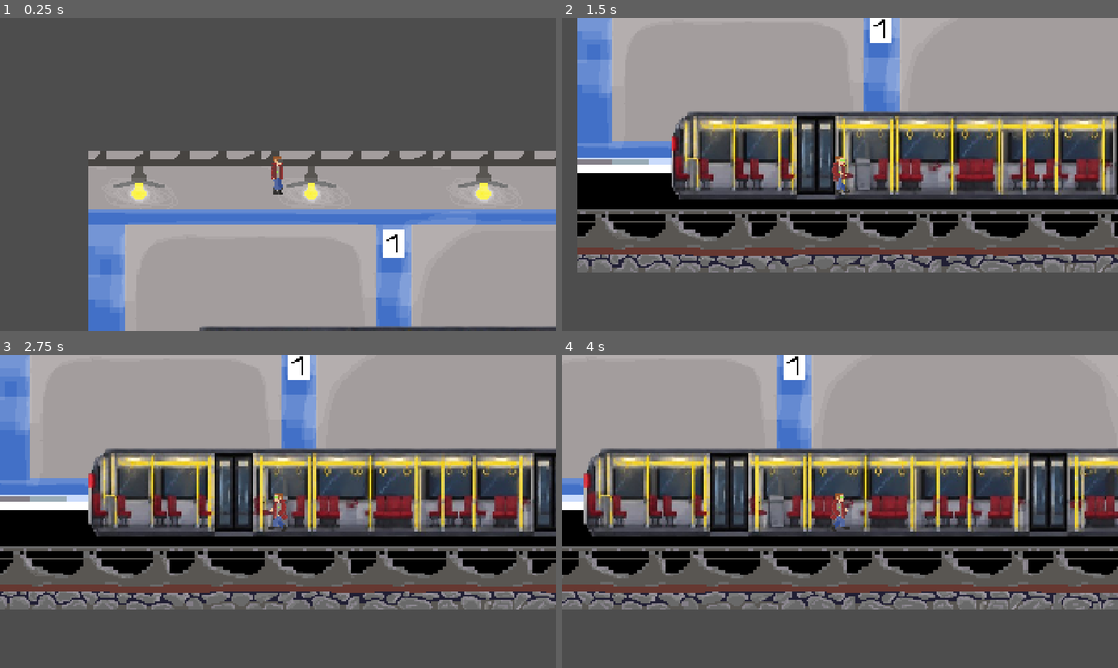
Above: before the commit, frames 1-4 (two rows, left to right).
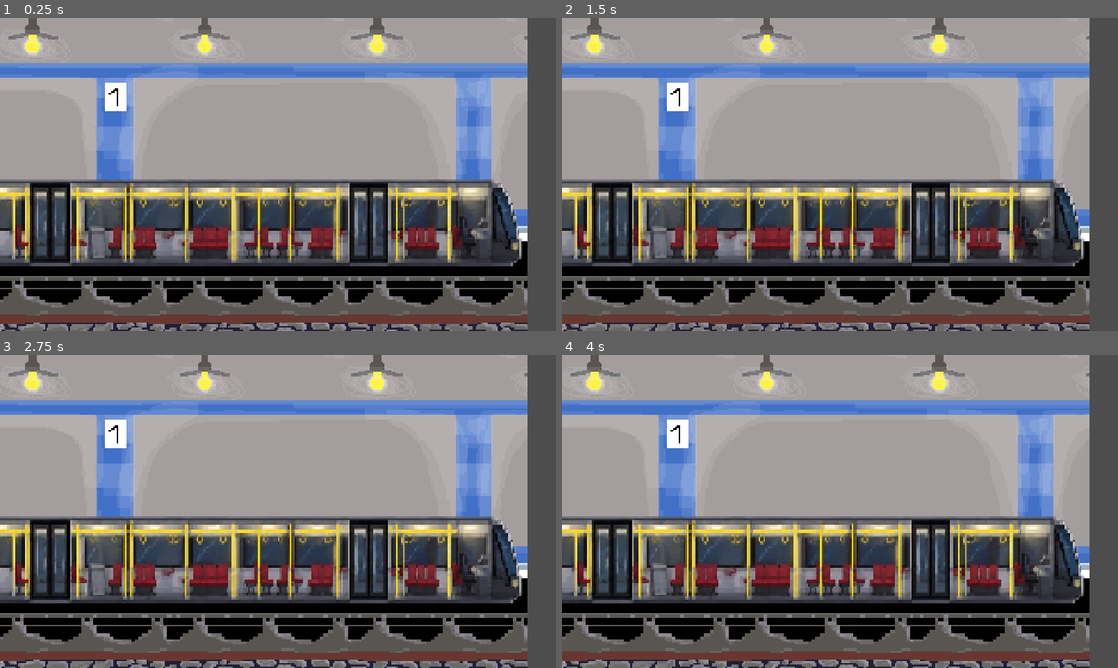
Above: after the commit, the same moments.

Repository: NetoCZ/Metro
Game: Godot game, scene res://Scenes/metro_main.tscn
Same seed, same stepped clock (60 frames per second), same inputs: the game is played once before the commit and once after it.
Inputs:
- Up to frame 1 (0.25 s): no input
- Up to frame 2 (1.5 s): hold E (attack, bound only after the commit) 0.53-1.28 s; hold D (move_right) from 0.53 s (still down); tap Space (move_jump) at 0.77 s; tap F (attack, bound only before the commit) at 1.35 s
- Up to frame 3 (2.75 s): tap Space (move_jump) at 1.52 s; release D (move_right) at 2.03 s; hold A (move_left) from 2.03 s (still down); hold E (attack, bound only after the commit) from 2.03 s (still down)
- Up to frame 4 (4 s): release A (move_left) at 2.78 s; release E (attack, bound only after the commit) at 2.78 s; hold D (move_right) from 2.78 s (still down); tap F (attack, bound only before the commit) at 2.85 s; tap Space (move_jump) at 3.02, 3.77 s; hold E (attack, bound only after the commit) from 3.53 s (still down)

The runs differ from the first frame. In frame 1, 90% of the frame differs, in the area x 0-100%, y 0-100%; in frame 2, 71%; in frame 3, 70%; in frame 4, 70%.

Commit message:
jebeme todddd

Diff:
--- a/Scenes/Player/player.tscn
+++ /dev/null
@@ -1,65 +0,0 @@
-[gd_scene format=3 uid="uid://dnyf0pog4niyr"]
-
-[ext_resource type="Texture2D" uid="uid://dsd5elc8h6gjf" path="res://Scenes/Player/assets/standing1.png" id="1_a3d8c"]
-[ext_resource type="Script" uid="uid://b837hjvkk5guk" path="res://Scenes/Player/playerMovement.gd" id="1_uvnfx"]
-[ext_resource type="Texture2D" uid="uid://chx02whkmdi8t" path="res://Scenes/Player/assets/standing2.png" id="2_xpcdj"]
-[ext_resource type="Texture2D" uid="uid://e1cm5kx6817x" path="res://Scenes/Player/assets/run1.png" id="3_dd0ac"]
-[ext_resource type="Texture2D" uid="uid://cyagoak5scgmr" path="res://Scenes/Player/assets/run2.png" id="4_0u5uq"]
-[ext_resource type="Texture2D" uid="uid://idrh2wrpnnf0" path="res://Scenes/Player/assets/run3.png" id="5_jlvik"]
-[ext_resource type="Texture2D" uid="uid://dy4aw2hh0ttat" path="res://Scenes/Player/assets/run4.png" id="6_gk6dx"]
-
-[sub_resource type="CapsuleShape2D" id="CapsuleShape2D_wdocy"]
-radius = 14.0
-height = 50.0
-
-[sub_resource type="SpriteFrames" id="SpriteFrames_nhkjt"]
-animations = [{
-"frames": [{
-"duration": 1.0,
-"texture": ExtResource("1_a3d8c")
-}, {
-"duration": 1.0,
-"texture": ExtResource("2_xpcdj")
-}],
-"loop": 1,
-"name": &"idle",
-"speed": 5.0
-}, {
-"frames": [{
-"duration": 1.0,
-"texture": ExtResource("3_dd0ac")
-}, {
-"duration": 1.0,
-"texture": ExtResource("4_0u5uq")
-}, {
-"duration": 1.0,
-"texture": ExtResource("5_jlvik")
-}, {
-"duration": 1.0,
-"texture": ExtResource("6_gk6dx")
-}],
-"loop": 1,
-"name": &"run",
-"speed": 10.0
-}]
-
-[node name="Player" type="Node" unique_id=362517795 groups=["player"]]
-
-[node name="CharacterBody2D" type="CharacterBody2D" parent="." unique_id=777287588 groups=["playerTarget"]]
-position = Vector2(-2, 5)
-scale = Vector2(2.5130706, 2.5905352)
-script = ExtResource("1_uvnfx")
-
-[node name="CollisionShape2D" type="CollisionShape2D" parent="CharacterBody2D" unique_id=523690038]
-shape = SubResource("CapsuleShape2D_wdocy")
-
-[node name="AnimatedSprite2D" type="AnimatedSprite2D" parent="CharacterBody2D" unique_id=173547773]
-sprite_frames = SubResource("SpriteFrames_nhkjt")
-animation = &"idle"
-frame = 1
-frame_progress = 0.34367946
-
-[node name="Camera2D" type="Camera2D" parent="CharacterBody2D" unique_id=1439645780]
-scale = Vector2(1, 0.99999994)
-
-[node name="weaponHolder" type="Node" parent="CharacterBody2D" unique_id=681804196]
--- a/Scenes/Weapons/Items/Ocelty.tres
+++ b/Scenes/Weapons/Items/Ocelty.tres
@@ -1,10 +1,12 @@
 [gd_resource type="Resource" script_class="WeaponData" format=3 uid="uid://c18y7eb7qcvym"]
 
-[ext_resource type="Script" uid="uid://d13q10xet3mmd" path="res://Scenes/Weapons/WeaponData.gd" id="1_acw42"]
+[ext_resource type="Script" uid="uid://d13q10xet3mmd" path="res://Scenes/Weapons/WeaponData.gd" id="1_dwebt"]
+[ext_resource type="Texture2D" uid="uid://cej2y6hxnh4j4" path="res://Assets/item_oceltyc.png" id="2_2sss3"]
 
 [resource]
-script = ExtResource("1_acw42")
+script = ExtResource("1_dwebt")
 weapon_name = "Tube"
 damage = 5
 attack_cooldown = 0.3
+weapon_texture = ExtResource("2_2sss3")
 metadata/_custom_type_script = "uid://d13q10xet3mmd"
--- /dev/null
+++ b/Scenes/Weapons/WeaponHolder.gd
@@ -0,0 +1,11 @@
+extends Node
+
+
+# Called when the node enters the scene tree for the first time.
+func _ready() -> void:
+	pass # Replace with function body.
+
+
+# Called every frame. 'delta' is the elapsed time since the previous frame.
+func _process(delta: float) -> void:
+	pass
--- a/Scenes/metro_main.tscn
+++ b/Scenes/metro_main.tscn
@@ -2,7 +2,7 @@
 
 [ext_resource type="Texture2D" uid="uid://jd144yjvjc4" path="res://Assets/nastupisteBackground.png" id="1_bd45o"]
 [ext_resource type="Texture2D" uid="uid://c7fi6itui6302" path="res://Assets/metroInside.png" id="2_1wixh"]
-[ext_resource type="PackedScene" uid="uid://dnyf0pog4niyr" path="res://Scenes/Player/player.tscn" id="3_3ubiy"]
+[ext_resource type="PackedScene" uid="uid://dnyf0pog4niyr" path="res://Scenes/Weapons/WeaponHolder.tscn" id="3_3ubiy"]
 [ext_resource type="Script" uid="uid://borcacqeaimby" path="res://Scenes/next_scene.gd" id="4_bd45o"]
 
 [sub_resource type="RectangleShape2D" id="RectangleShape2D_tvscu"]
--- a/project.godot
+++ b/project.godot
@@ -56,7 +56,7 @@
 }
 attack={
 "deadzone": 0.2,
-"events": [Object(InputEventKey,"resource_local_to_scene":fa …(140 unchanged characters)… d":false,"keycode":0,"physical_keycode":70,"key_label":0,"unicode":102,"location":0,"echo":false,"script":null)
+"events": [Object(InputEventKey,"resource_local_to_scene":fa …(140 unchanged characters)… d":false,"keycode":0,"physical_keycode":69,"key_label":0,"unicode":101,"location":0,"echo":false,"script":null)
 ]
 }
 weapon_1={
Not shown, added: Scenes/Weapons/WeaponHolder.gd.uid
